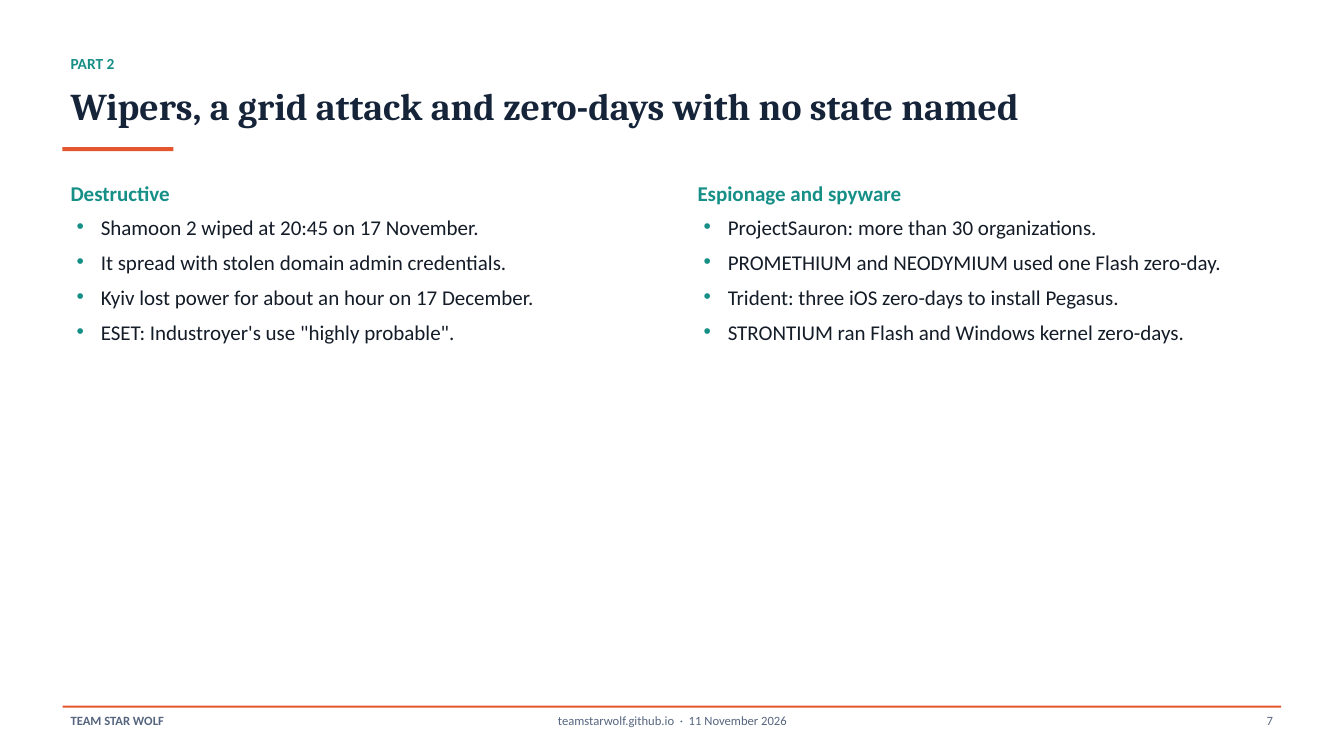
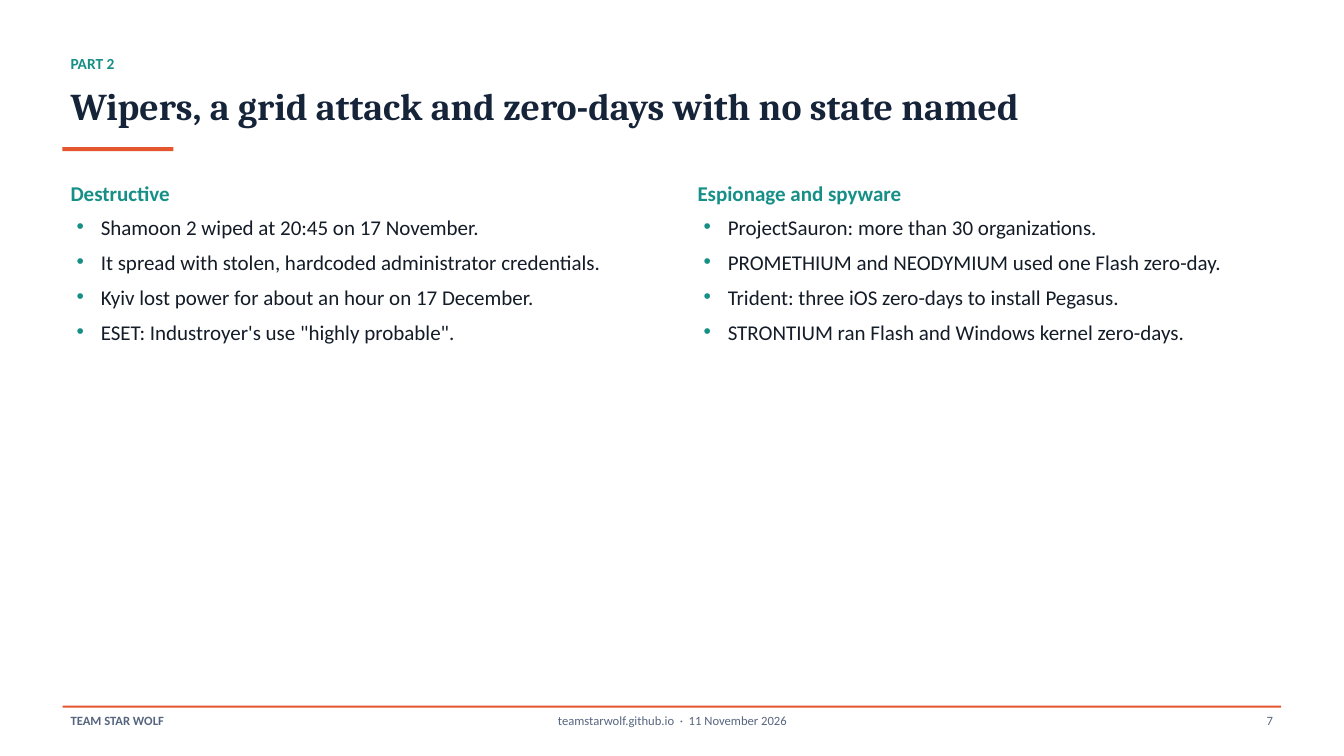
Before and after one commit to TeamStarWolf/TeamStarWolf, a slide deck: slide 7 of case-studies/slides/Chronicle_2016_Case_Study.pptx. Drawn at 1344x756 pixels with LibreOffice and Linux fonts; fonts in the diff are those of the drawing. Boxes give left, top, right and bottom in pixels: in the first picture for what was removed or moved away, otherwise in the second. Text is boxed around its words. In the diff, an @@ line names an element or a change of style, - is before the commit and + after.

```diff
--- a/case-studies/slides/Chronicle_2016_Case_Study.pptx
+++ b/case-studies/slides/Chronicle_2016_Case_Study.pptx
@@ text at bbox=[101, 255, 600, 274]: text changed @@
-• It spread with stolen domain admin credentials.
+• It spread with stolen, hardcoded administrator credentials.
```
Also in this commit, not shown: 4 other files.
